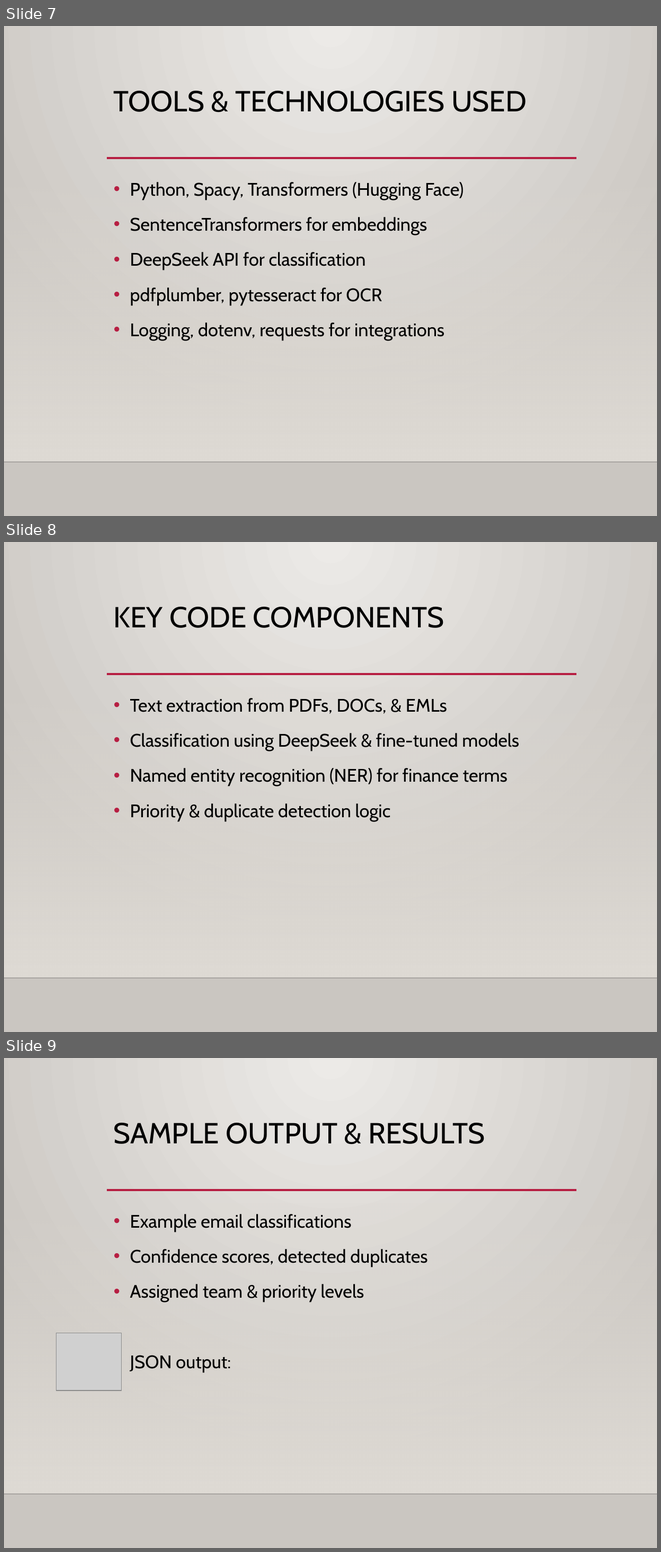
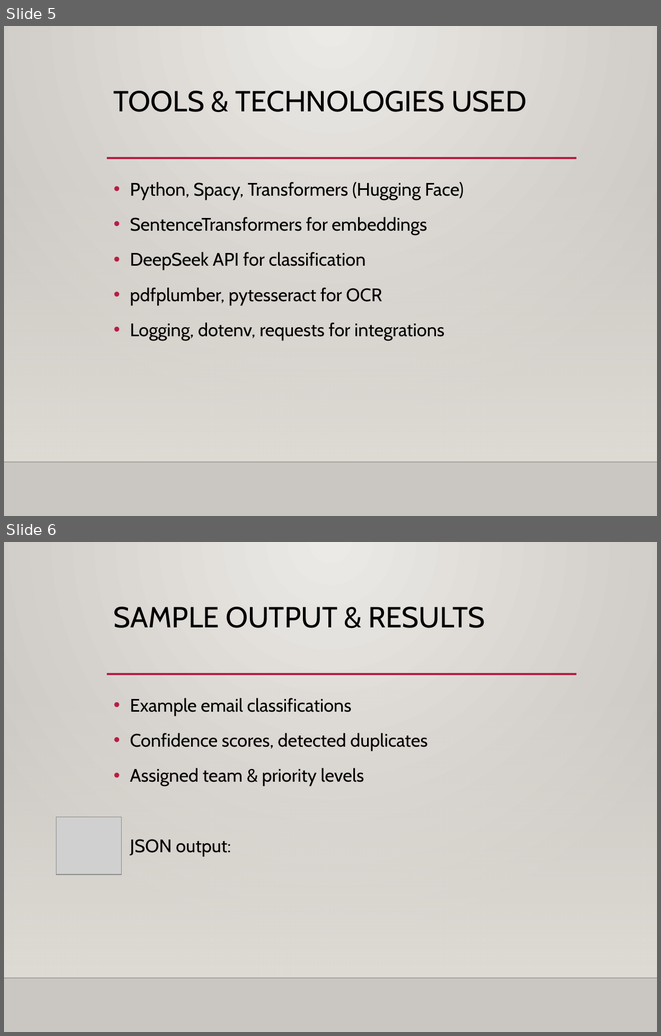
Before and after one commit to ewfx/gaied-t2-10-f5, a slide deck: artifacts/demo/Email_Classification.pptx. Shown one above the other, each under a label of ours: slides 7, 8 and 9 before the commit, slides 5 and 6 after it. The pictures are 661x1552 and 661x1036 pixels, drawn with LibreOffice and Linux fonts; fonts in the diff are those of the drawing; grey boxes stand for pictures; background and template pictures are left out. Boxes give left, top, right and bottom in pixels: in the first picture for what was removed or moved away, otherwise in the second. Text is boxed around its words. In the diff, an @@ line names an element or a change of style, - is before the commit and + after.

Commit message:
Updated docs

```diff
--- a/artifacts/demo/Email_Classification.pptx
+++ b/artifacts/demo/Email_Classification.pptx
@@ slide 8 removed at box(4, 542, 657, 1032), background gradient #ECEAE7 to #CAC7C1; not listed: 3 template elements that a slide beside it also shows @@
@@ title removed at box(114, 607, 444, 628) @@
-KEY CODE COMPONENTS
@@ text removed at box(130, 698, 519, 821) @@
-• Text extraction from PDFs, DOCs, & EMLs
-• Classification using DeepSeek & fine-tuned models
-• Named entity recognition (NER) for finance terms
-• Priority & duplicate detection logic
@@ what was slide 7 is now slide 5 @@
@@ what was slide 9 is now slide 6 @@
```
Also in this commit, not shown: 2 other slides removed.
